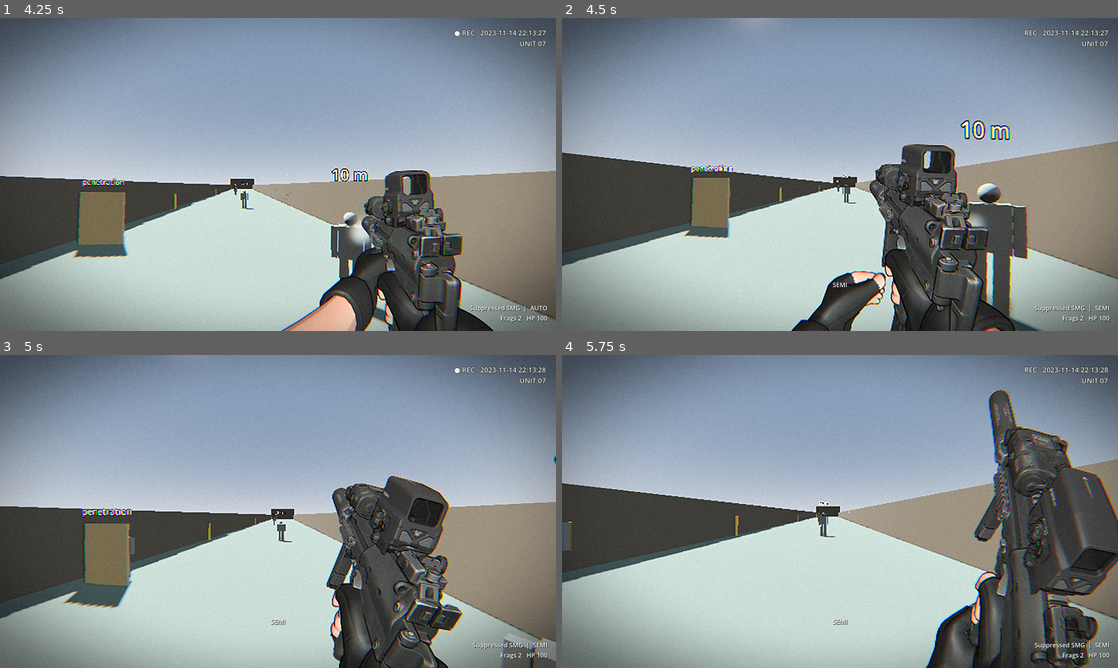
Above: before the commit, frames 1-4 (two rows, left to right).
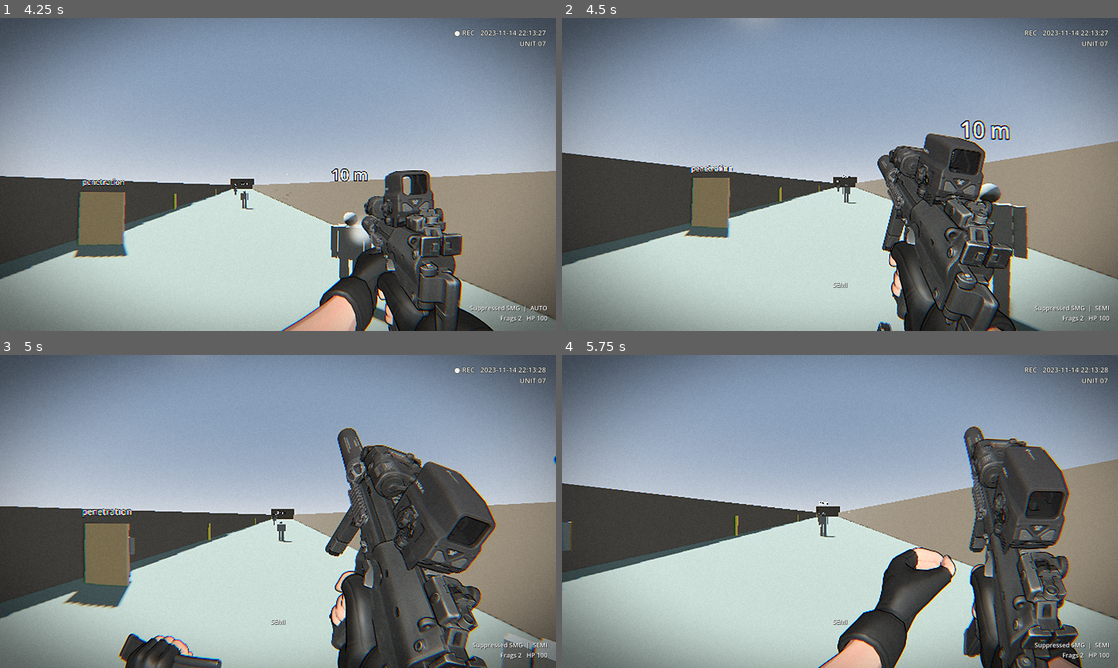
Above: after the commit, the same moments.

Repository: needlehead/DW-TACTICAL-SHOOTER-DEEPSEEK
Game: Godot game, scene res://maps/killhouse.tscn
The game is run twice, just before and just after one commit, with the same random seed, the same clock (stepped at 60 frames per second) and the same inputs.
Inputs (mouse positions are in pixels of both pictures, inside the frame that each line leads up to):
- Up to frame 1 (4.25 s): move the mouse to (305, 174) at 0.52 s; hold Right mouse button (ads) 0.53-1.28 s; hold W (move_forward) from 0.53 s (still down); tap Space (jump) at 0.77, 1.52, 3.02, 3.77 s; click (305, 174) at 0.8 s; move the mouse to (250, 174) at 1.27 s; click (250, 174) at 1.35 s; right-click (250, 174) at 1.55 s; move the mouse to (289, 168) at 2.02 s; hold Right mouse button (ads) 2.03-2.78 s; click (289, 168) at 2.3 s; move the mouse to (272, 180) at 2.77 s; tap C (crouch) at 2.85 s; right-click (272, 180) at 3.05 s; move the mouse to (316, 177) at 3.52 s; press the mouse at (316, 177) at 3.53 s; tap R (reload) at 4.15 s
- Up to frame 2 (4.5 s): keep holding W (move_forward); move the mouse to (795, 171) at 4.27 s; release the mouse at (795, 171) at 4.28 s; tap B (fire_mode) at 4.35 s
- Up to frame 3 (5 s): keep holding W (move_forward); tap Space (jump) at 4.52 s; right-click (233, 508) at 4.55 s
- Up to frame 4 (5.75 s): keep holding W (move_forward); move the mouse to (845, 511) at 5.02 s; press the mouse at (845, 511) at 5.03 s; tap G (grenade) at 5.1 s

Frame 1 is identical in both runs. In frame 2, 9.9% of the frame differs, in the area x 41-82%, y 36-100%; in frame 3, 15%; in frame 4, 20%, in the area x 45-100%, y 10-100%.

Commit message:
Sprites: empty_reload_sprites for reloads from empty, aim_sprites ADS transition; MP7 empty reload frames
Co-Authored-By: Claude Opus 5.5 <noreply@anthropic.com>

Diff:
--- a/player/sprite_viewmodel.gd
+++ b/player/sprite_viewmodel.gd
@@ -13,7 +13,7 @@
 @export var kick_scale := 1.5
 @export var lower_drop := 0.6
 @export var sprint_drop := 0.12
-## Used only when the weapon has no ads_sprite: zoom and shift the hip frame toward centre.
+## Used only when the weapon has no ads_sprite/aim_sprites: zoom and shift the hip frame toward centre.
 @export var ads_zoom := 0.12
 @export var ads_shift := Vector2(-0.1, -0.03)
 
@@ -41,7 +41,7 @@
 	var d := w.data
 	var vp := get_viewport_rect().size
 	var k := vp.y
-	var ads := 0.0 if d.ads_sprite else player.ads_blend
+	var ads := 0.0 if d.ads_sprite or not d.aim_sprites.is_empty() else player.ads_blend
 	var sway: Vector2 = viewmodel.sway
 	var bob: Vector3 = viewmodel.bob
 	var inertia: Vector3 = viewmodel.inertia_offset
--- a/tests/smoke_test.gd
+++ b/tests/smoke_test.gd
@@ -43,6 +43,7 @@
 	w.since_shot = 0.0
 	_check(w.current_sprite(0.0) == data.shoot_sprite, "shoot sprite right after firing")
 	w.since_shot = 99.0
+	data.reload_fps = 0.0
 	w.start_reload()
 	_check(w.current_sprite(0.0) == data.reload_sprites[0], "first reload frame at start")
 	w.reload_left = w.reload_total * 0.5
@@ -52,6 +53,19 @@
 	_check(w.current_sprite(0.0) == data.reload_sprites[3], "reload_fps 10: frame 3 at 0.35 s")
 	w.reload_left = 0.01
 	_check(w.current_sprite(0.0) == data.reload_sprites[-1], "reload_fps: last frame holds")
+	w.reload_left = 0.0
+	w.mag = 0
+	w.chambered = false
+	w.start_reload()
+	var empty_frames := data.empty_reload_sprites if not data.empty_reload_sprites.is_empty() else data.reload_sprites
+	_check(w.empty_reload and w.current_sprite(0.0) == empty_frames[0], "empty reload uses empty_reload_sprites")
+	w.reload_left = 0.0
+	var saved_aim := data.aim_sprites
+	data.aim_sprites = [data.reload_sprites[0], data.reload_sprites[1], data.reload_sprites[2]]
+	_check(w.current_sprite(0.0) == data.idle_sprite, "aim frames: idle at hip")
+	_check(w.current_sprite(0.5) == data.aim_sprites[1], "aim frames: middle frame half aimed")
+	_check(w.current_sprite(1.0) == data.aim_sprites[-1], "aim frames: last frame fully aimed")
+	data.aim_sprites = saved_aim
 	data.reload_fps = 0.0
 	w.free()
 
--- a/weapons/data/smg.tres
+++ b/weapons/data/smg.tres
@@ -1,17 +1,37 @@
-[gd_resource type="Resource" script_class="WeaponData" format=3]
+[gd_resource type="Resource" script_class="WeaponData" format=3 uid="uid://b1sssuo32wuse"]
 
-[ext_resource type="Script" path="res://weapons/weapon_data.gd" id="1_wd"]
-[ext_resource type="Texture2D" path="res://koikatsu sprites/testing/idle.png" id="2_idle"]
-[ext_resource type="Texture2D" path="res://koikatsu sprites/testing/shoot.png" id="3_shoot"]
-[ext_resource type="Texture2D" path="res://koikatsu sprites/testing/reload (1).png" id="r1"]
-[ext_resource type="Texture2D" path="res://koikatsu sprites/testing/reload (2).png" id="r2"]
-[ext_resource type="Texture2D" path="res://koikatsu sprites/testing/reload (3).png" id="r3"]
-[ext_resource type="Texture2D" path="res://koikatsu sprites/testing/reload (4).png" id="r4"]
-[ext_resource type="Texture2D" path="res://koikatsu sprites/testing/reload (5).png" id="r5"]
-[ext_resource type="Texture2D" path="res://koikatsu sprites/testing/reload (6).png" id="r6"]
-[ext_resource type="Texture2D" path="res://koikatsu sprites/testing/reload (7).png" id="r7"]
-[ext_resource type="Texture2D" path="res://koikatsu sprites/testing/reload (8).png" id="r8"]
-[ext_resource type="Texture2D" path="res://koikatsu sprites/testing/reload (9).png" id="r9"]
+[ext_resource type="Script" uid="uid://dhdk3my2xnm08" path="res://weapons/weapon_data.gd" id="1_wd"]
+[ext_resource type="Texture2D" uid="uid://dxuu0ysipl7h2" path="res://koikatsu sprites/testing/idle.png" id="2_idle"]
+[ext_resource type="Texture2D" uid="uid://tgu53fire34q" path="res://koikatsu sprites/testing/shoot.png" id="3_shoot"]
+[ext_resource type="Texture2D" uid="uid://ct75k5wi5hkrt" path="res://koikatsu sprites/testing/reload (1).png" id="r1"]
+[ext_resource type="Texture2D" uid="uid://dgtsuiyugklut" path="res://koikatsu sprites/testing/reload (2).png" id="r2"]
+[ext_resource type="Texture2D" uid="uid://t1xpcc0l0pkj" path="res://koikatsu sprites/testing/reload (3).png" id="r3"]
+[ext_resource type="Texture2D" uid="uid://mmqd6ccdylhu" path="res://koikatsu sprites/testing/reload (4).png" id="r4"]
+[ext_resource type="Texture2D" uid="uid://dp2rwtm4eimgv" path="res://koikatsu sprites/testing/reload (5).png" id="r5"]
+[ext_resource type="Texture2D" uid="uid://hqqkrainwhmh" path="res://koikatsu sprites/testing/reload (6).png" id="r6"]
+[ext_resource type="Texture2D" uid="uid://4qohelq55t5u" path="res://koikatsu sprites/testing/reload (7).png" id="r7"]
+[ext_resource type="Texture2D" uid="uid://7wllqpgk77xt" path="res://koikatsu sprites/testing/reload (8).png" id="r8"]
+[ext_resource type="Texture2D" uid="uid://b5atdt7y6c381" path="res://koikatsu sprites/testing/reload (9).png" id="r9"]
+[ext_resource type="Texture2D" path="res://koikatsu sprites/testing/empty_reload (1).png" id="e1"]
+[ext_resource type="Texture2D" path="res://koikatsu sprites/testing/empty_reload (2).png" id="e2"]
+[ext_resource type="Texture2D" path="res://koikatsu sprites/testing/empty_reload (3).png" id="e3"]
+[ext_resource type="Texture2D" path="res://koikatsu sprites/testing/empty_reload (4).png" id="e4"]
+[ext_resource type="Texture2D" path="res://koikatsu sprites/testing/empty_reload (5).png" id="e5"]
+[ext_resource type="Texture2D" path="res://koikatsu sprites/testing/empty_reload (6).png" id="e6"]
+[ext_resource type="Texture2D" path="res://koikatsu sprites/testing/empty_reload (7).png" id="e7"]
+[ext_resource type="Texture2D" path="res://koikatsu sprites/testing/empty_reload (8).png" id="e8"]
+[ext_resource type="Texture2D" path="res://koikatsu sprites/testing/empty_reload (9).png" id="e9"]
+[ext_resource type="Texture2D" path="res://koikatsu sprites/testing/empty_reload (10).png" id="e10"]
+[ext_resource type="Texture2D" path="res://koikatsu sprites/testing/empty_reload (11).png" id="e11"]
+[ext_resource type="Texture2D" path="res://koikatsu sprites/testing/empty_reload (12).png" id="e12"]
+[ext_resource type="Texture2D" path="res://koikatsu sprites/testing/empty_reload (13).png" id="e13"]
+[ext_resource type="Texture2D" path="res://koikatsu sprites/testing/empty_reload (14).png" id="e14"]
+[ext_resource type="Texture2D" path="res://koikatsu sprites/testing/empty_reload (15).png" id="e15"]
+[ext_resource type="Texture2D" path="res://koikatsu sprites/testing/empty_reload (16).png" id="e16"]
+[ext_resource type="Texture2D" path="res://koikatsu sprites/testing/empty_reload (17).png" id="e17"]
+[ext_resource type="Texture2D" path="res://koikatsu sprites/testing/empty_reload (18).png" id="e18"]
+[ext_resource type="Texture2D" path="res://koikatsu sprites/testing/empty_reload (19).png" id="e19"]
+[ext_resource type="Texture2D" path="res://koikatsu sprites/testing/empty_reload (20).png" id="e20"]
 
 [resource]
 script = ExtResource("1_wd")
@@ -25,7 +45,6 @@
 penetration_power = 0.4
 max_penetrations = 1
 muzzle_velocity = 400.0
-mag_size = 30
 spare_mags = 5
 reload_time = 2.0
 empty_reload_time = 2.6
@@ -41,17 +60,17 @@
 spread_max = 3.0
 spread_recover = 8.0
 recoil_pattern = PackedVector2Array(0, 0.5, 0.05, 0.55, 0.1, 0.5, 0.1, 0.45, 0, 0.4, -0.1, 0.4, -0.15, 0.35, -0.05, 0.35, 0.1, 0.35)
-recoil_random = Vector2(0.2, 0.1)
-camera_recoil = 1.0
 recoil_recovery = 9.0
 vm_kick_back = 0.03
 vm_kick_rot = 1.5
+idle_sprite = ExtResource("2_idle")
+shoot_sprite = ExtResource("3_shoot")
+reload_sprites = Array[Texture2D]([ExtResource("r1"), ExtResource("r2"), ExtResource("r3"), ExtResource("r4"), ExtResource("r5"), ExtResource("r6"), ExtResource("r7"), ExtResource("r8"), ExtResource("r9")])
+empty_reload_sprites = Array[Texture2D]([ExtResource("e1"), ExtResource("e2"), ExtResource("e3"), ExtResource("e4"), ExtResource("e5"), ExtResource("e6"), ExtResource("e7"), ExtResource("e8"), ExtResource("e9"), ExtResource("e10"), ExtResource("e11"), ExtResource("e12"), ExtResource("e13"), ExtResource("e14"), ExtResource("e15"), ExtResource("e16"), ExtResource("e17"), ExtResource("e18"), ExtResource("e19"), ExtResource("e20")])
+reload_fps = 7.0
+muzzle_uv = Vector2(0.583, 0.506)
+suppressed = true
 vm_size = Vector3(0.06, 0.11, 0.5)
 color = Color(0.3, 0.3, 0.32, 1)
 hip_offset = Vector3(0.16, -0.15, -0.3)
 ads_distance = 0.24
-idle_sprite = ExtResource("2_idle")
-shoot_sprite = ExtResource("3_shoot")
-reload_sprites = Array[Texture2D]([ExtResource("r1"), ExtResource("r2"), ExtResource("r3"), ExtResource("r4"), ExtResource("r5"), ExtResource("r6"), ExtResource("r7"), ExtResource("r8"), ExtResource("r9")])
-muzzle_uv = Vector2(0.583, 0.506)
-suppressed = true
--- a/weapons/weapon.gd
+++ b/weapons/weapon.gd
@@ -16,6 +16,7 @@
 var since_shot := 99.0
 var reload_left := 0.0
 var reload_total := 1.0
+var empty_reload := false
 var player: Player
 
 var _cooldown := 0.0
@@ -55,7 +56,8 @@
 	if spare.is_empty() or spare.max() <= mag:
 		Game.toast("No fuller magazine")
 		return
-	reload_left = data.reload_time if chambered else data.empty_reload_time
+	empty_reload = not chambered
+	reload_left = data.empty_reload_time if empty_reload else data.reload_time
 	reload_total = reload_left
 
 
@@ -153,13 +155,19 @@
 func current_sprite(ads_blend: float) -> Texture2D:
 	if data.idle_sprite == null:
 		return null
-	if is_reloading() and not data.reload_sprites.is_empty():
-		var n := data.reload_sprites.size()
+	var reload_frames := data.reload_sprites
+	if empty_reload and not data.empty_reload_sprites.is_empty():
+		reload_frames = data.empty_reload_sprites
+	if is_reloading() and not reload_frames.is_empty():
+		var n := reload_frames.size()
 		var elapsed := reload_total - reload_left
 		var frame := int(elapsed * data.reload_fps) if data.reload_fps > 0.0 else int(elapsed / reload_total * n)
-		return data.reload_sprites[mini(frame, n - 1)]
+		return reload_frames[mini(frame, n - 1)]
 	if since_shot < data.shoot_frame_time and data.shoot_sprite:
 		return data.shoot_sprite
+	if ads_blend > 0.0 and not data.aim_sprites.is_empty():
+		var n := data.aim_sprites.size()
+		return data.aim_sprites[mini(int(ads_blend * n), n - 1)]
 	if ads_blend > 0.5 and data.ads_sprite:
 		return data.ads_sprite
 	return data.idle_sprite
--- a/weapons/weapon_data.gd
+++ b/weapons/weapon_data.gd
@@ -59,7 +59,11 @@
 @export var idle_sprite: Texture2D
 @export var shoot_sprite: Texture2D  ## shown for shoot_frame_time after each shot, with motion blur
 @export var ads_sprite: Texture2D  ## optional; without it the hip sprite zooms toward centre
+## Optional hip-to-ADS transition, picked by aim progress; the last frame is the held ADS frame.
+## Overrides ads_sprite. Aiming out plays the same frames backwards.
+@export var aim_sprites: Array[Texture2D] = []
 @export var reload_sprites: Array[Texture2D] = []  ## played over the reload (see reload_fps)
+@export var empty_reload_sprites: Array[Texture2D] = []  ## reloads from empty; falls back to reload_sprites
 ## Frames per second for reload_sprites; the last frame holds if the reload outlasts them.
 ## 0 = stretch the frames evenly over the whole reload time.
 @export var reload_fps := 0.0
Binary file added: koikatsu sprites/testing/empty_reload (1).png
Not shown, added: koikatsu sprites/testing/empty_reload (1).png.import
Binary file added: koikatsu sprites/testing/empty_reload (10).png
Not shown, added: koikatsu sprites/testing/empty_reload (10).png.import
Binary file added: koikatsu sprites/testing/empty_reload (11).png
Not shown, added: koikatsu sprites/testing/empty_reload (11).png.import
Binary file added: koikatsu sprites/testing/empty_reload (12).png
Not shown, added: koikatsu sprites/testing/empty_reload (12).png.import
Binary file added: koikatsu sprites/testing/empty_reload (13).png
Not shown, added: koikatsu sprites/testing/empty_reload (13).png.import
Binary file added: koikatsu sprites/testing/empty_reload (14).png
Not shown, added: koikatsu sprites/testing/empty_reload (14).png.import
(and 28 more such lines)
